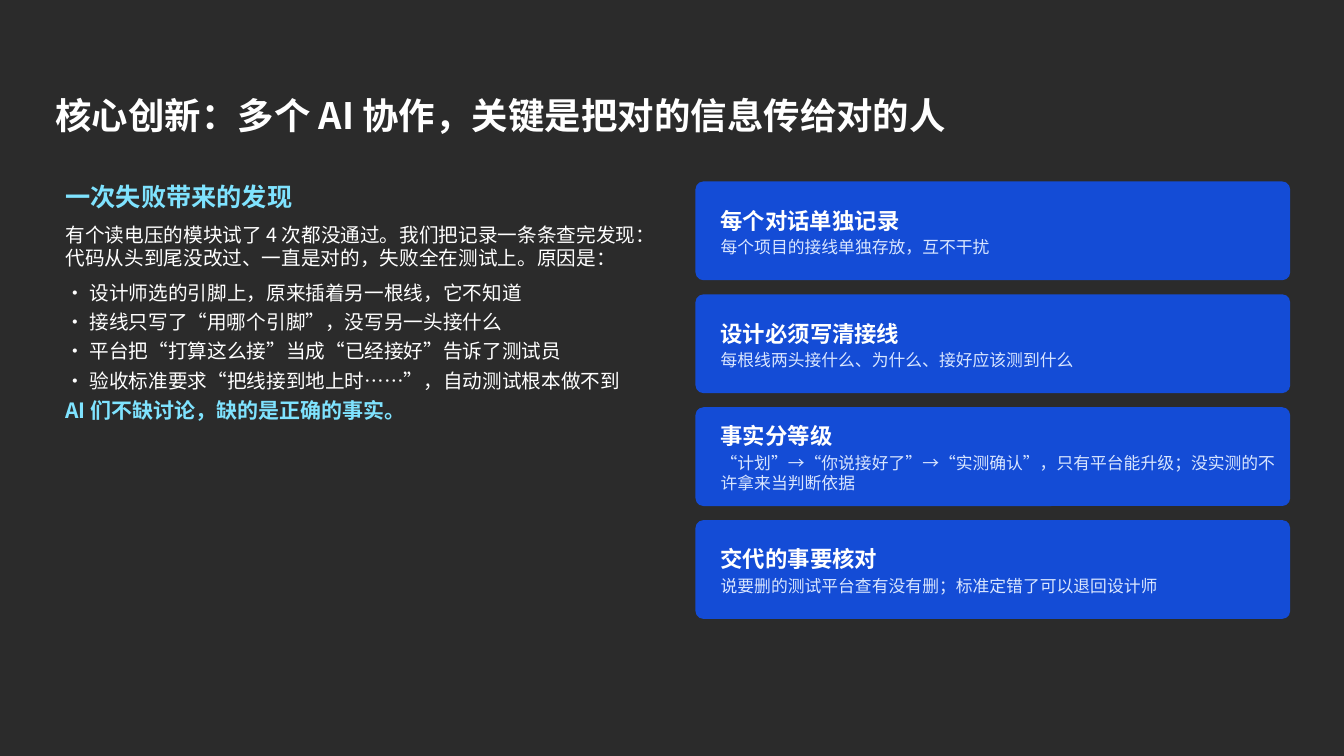
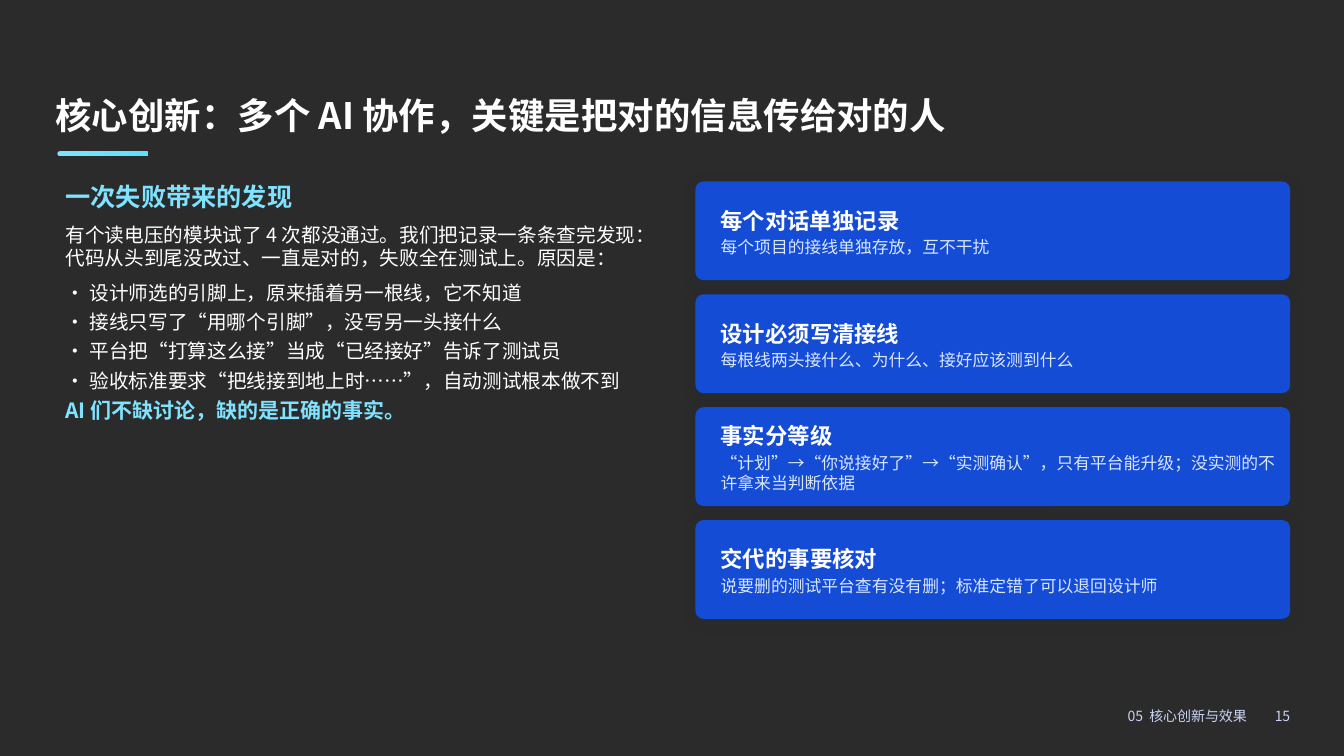
Before and after one commit to z-xxkk/firmforge, a slide deck: slide 15 of submission/方案讲解.pptx (slide 14 before the commit). Drawn at 1344x756 pixels with LibreOffice and Linux fonts; fonts in the diff are those of the drawing; background and template pictures are left out; a plain dark background stands for a picture behind light text. Boxes give left, top, right and bottom in pixels: in the first picture for what was removed or moved away, otherwise in the second. Text is boxed around its words. In the diff, an @@ line names an element or a change of style, - is before the commit and + after.

```diff
--- a/submission/方案讲解.pptx
+++ b/submission/方案讲解.pptx
@@ rounded rectangle added at (x1=57, y1=151, x2=148, y2=156), fill gradient #7FE3FF to #5CE1FF @@
@@ text added at (x1=1128, y1=709, x2=1291, y2=722), 10 pt, text #C8D4F5 @@
+05 核心创新与效果 15
```
Also in this commit, not shown: 14 other slides changed, 27 other files.
